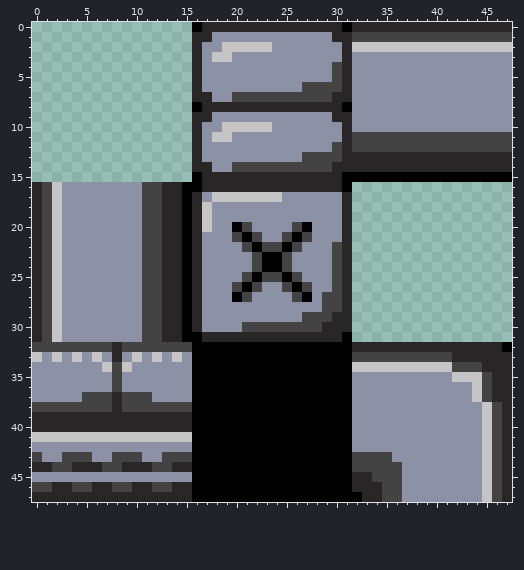
Two states of a pixel-art sprite, Assets/Tile_3.png. Above is the file before it was changed.
The file is 48x48 pixels.
The same view after the edit:
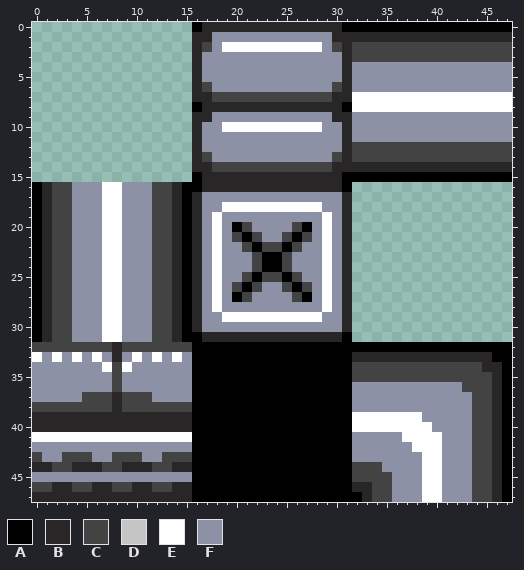
Palette (. is transparent): A #000000  B #282627  C #444344  D #c5c5c5  E #ffffff  F #8d91a6
Change:
y 0: x 32..47 BBBBBBBBBBBBBBBB -> AAAAAAAAAAAAAAAA
y 1: x 32..47 CCCCCCCCCCCCCCCC -> BBBBBBBBBBBBBBBB
y 2: x 17 F -> C; x 19..28 DDDDDFFFFF -> EEEEEEEEEE; x 30 F -> C; x 32..47 DDDDDDDDDDDDDDDD -> CCCCCCCCCCCCCCCC
y 3: x 18..19 DD -> FF; x 32..47 FFFFFFFFFFFFFFFF -> CCCCCCCCCCCCCCCC
y 4..5: x 30 C -> F
y 6: x 17 F -> C; x 27..29 CCC -> FFF
y 7: x 18..19 FF -> CC; x 32..47 FFFFFFFFFFFFFFFF -> EEEEEEEEEEEEEEEE
y 8: x 32..47 FFFFFFFFFFFFFFFF -> EEEEEEEEEEEEEEEE
y 10: x 19..28 DDDDDFFFFF -> EEEEEEEEEE
y 11: x 18..19 DD -> FF; x 32..47 CCCCCCCCCCCCCCCC -> FFFFFFFFFFFFFFFF
y 12: x 30 C -> F
y 13: x 17 F -> C; x 27..29 CCC -> FFF; x 32..47 BBBBBBBBBBBBBBBB -> CCCCCCCCCCCCCCCC
y 14: x 18..19 FF -> CC
y 16: x 0..3 BCDF -> ABCC; x 7..8 FF -> EE; x 11 C -> F; x 13 B -> C
y 17: x 0..3 BCDF -> ABCC; x 7..8 FF -> EE; x 11 C -> F; x 13 B -> C; x 18..24 DDDDDDD -> FFFFFFF
y 18: x 0..3 BCDF -> ABCC; x 7..8 FF -> EE; x 11 C -> F; x 13 B -> C; x 17 D -> F; x 19..28 FFFFFFFFFF -> EEEEEEEEEE
y 19..20: x 0..3 BCDF -> ABCC; x 7..8 FF -> EE; x 11 C -> F; x 13 B -> C; x 17..18 DF -> FE; x 29 F -> E
y 21: x 0..3 BCDF -> ABCC; x 7..8 FF -> EE; x 11 C -> F; x 13 B -> C; x 18 F -> E; x 29 F -> E
y 22..26: x 0..3 BCDF -> ABCC; x 7..8 FF -> EE; x 11 C -> F; x 13 B -> C; x 18 F -> E; x 29..30 FC -> EF
y 27..28: x 0..3 BCDF -> ABCC; x 7..8 FF -> EE; x 11 C -> F; x 13 B -> C; x 18 F -> E; x 29..30 CC -> EF
y 29: x 0..3 BCDF -> ABCC; x 7..8 FF -> EE; x 11 C -> F; x 13 B -> C; x 19..30 FFFFFFFFCCCB -> EEEEEEEEEEFF
y 30: x 0..3 BCDF -> ABCC; x 7..8 FF -> EE; x 11 C -> F; x 13 B -> C; x 21..30 CCCCCCCCBB -> FFFFFFFFFF
y 31: x 0..3 BCDF -> ABCC; x 7..8 FF -> EE; x 11 C -> F; x 13 B -> C
y 32: x 32..46 BBBBBBBBBBBBBBB -> AAAAAAAAAAAAAAA
y 33: x 0 D -> E; x 2 D -> E; x 4 D -> E; x 6 D -> E; x 10 D -> E; x 12 D -> E; x 14 D -> E; x 32..41 CCCCCCCCCC -> BBBBBBBBBB; x 46..47 BB -> AA
y 34: x 7 D -> E; x 9 D -> E; x 32..41 DDDDDDDDDD -> CCCCCCCCCC; x 47 B -> A
y 35: x 32..44 FFFFFFFFFFDDD -> CCCCCCCCCCCCC; x 47 B -> A
y 36: x 43..44 FD -> CC; x 47 B -> A
y 37: x 44 D -> C; x 47 B -> A
y 38: x 44..47 FDCB -> CCBA
y 39: x 32..38 FFFFFFF -> EEEEEEE; x 44..47 FDCB -> CCBA
y 40: x 32..39 FFFFFFFF -> EEEEEEEE; x 44..47 FDCB -> CCBA
y 41: x 0..15 DDDDDDDDDDDDDDDD -> EEEEEEEEEEEEEEEE; x 37..40 FFFF -> EEEE; x 44..47 FDCB -> CCBA
y 42: x 38..40 FFF -> EEE; x 44..47 FDCB -> CCBA
y 43: x 32..35 CCCC -> FFFF; x 39..40 FF -> EE; x 44..47 FDCB -> CCBA
y 44: x 35..36 CC -> FF; x 39..40 FF -> EE; x 44..47 FDCB -> CCBA
y 45: x 32..33 BB -> CC; x 36 C -> F; x 39..40 FF -> EE; x 44..47 FDCB -> CCBA
y 46..47: x 34 B -> C; x 36 C -> F; x 39..40 FF -> EE; x 44..47 FDCB -> CCBA
